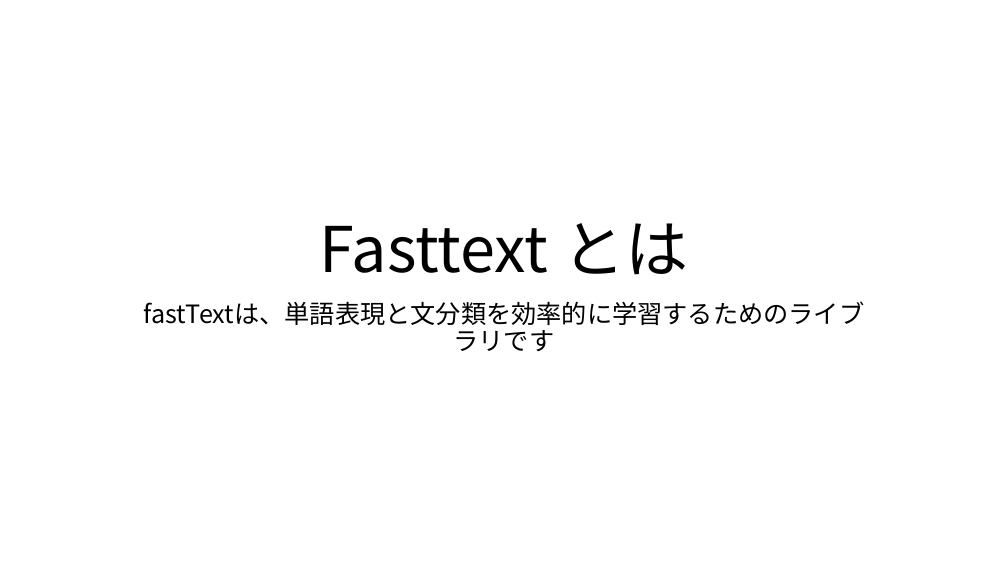
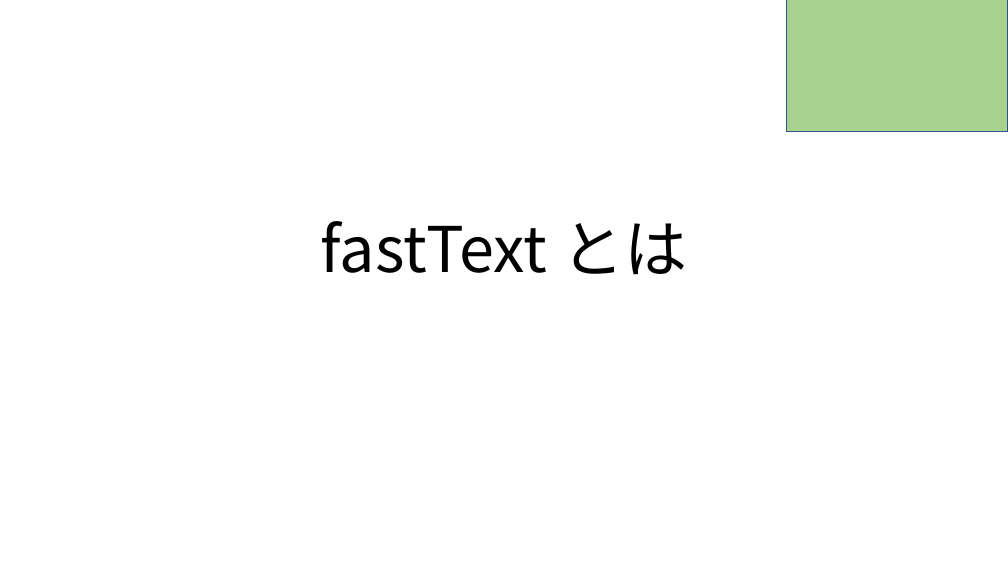
Before and after one commit to RikiishiSuzunosuke/AIspeaker_yosie, a slide deck: slide 1 of presentation/fasttext.pptx. Drawn at 1008x567 pixels with LibreOffice and Linux fonts; fonts in the diff are those of the drawing. Boxes give left, top, right and bottom in pixels: in the first picture for what was removed or moved away, otherwise in the second. Text is boxed around its words. In the diff, an @@ line names an element or a change of style, - is before the commit and + after.

```diff
--- a/presentation/fasttext.pptx
+++ b/presentation/fasttext.pptx
@@ rectangle added at (786,0,1008,132), fill #A9D18E, outline #325491 1 pt @@
@@ title at (321,221,687,275): text changed @@
-Fasttext とは
+fastText とは
@@ subtitle removed at (144,301,865,352) @@
-fastTextは、単語表現と文分類を効率的に学習するためのライブラリです
```
Also in this commit, not shown: 2 other slides changed, 2 slides added, 1 slide removed, 2 other files.
